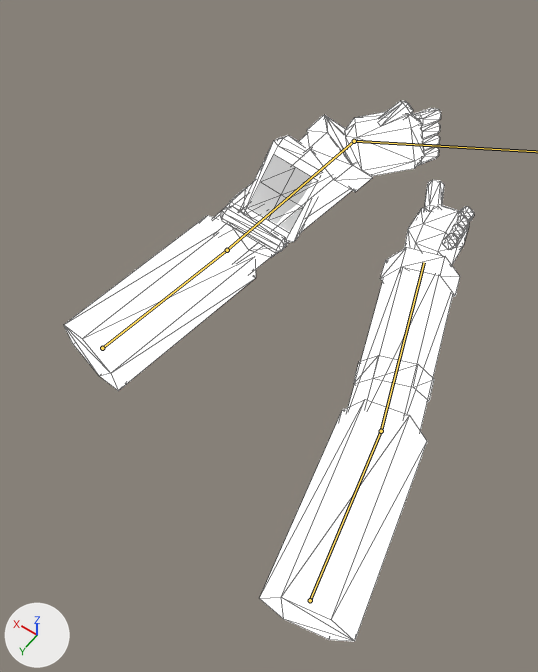
What one commit did to the glTF model assets/models/characters/ch_arms.glb.
Rendered twice from a camera (50 mm lens) standing at (-0.372, 0.369, 0.524) and looking at (-0.022, -0.122, -0.247). The axes (+X, +Y, +Z) are drawn at lower left. The lights are the same throughout. The picture after the commit comes second. Both versions are drawn at frame 11 of the action 'cuff-loop'; the numbers are the values there. The bones that change, and the others that lie on the model, are drawn over the model as lines. Mesh edges are drawn as thin lines.

Names of what the first picture shows: 'ch_arms', 'screen_cuff'.
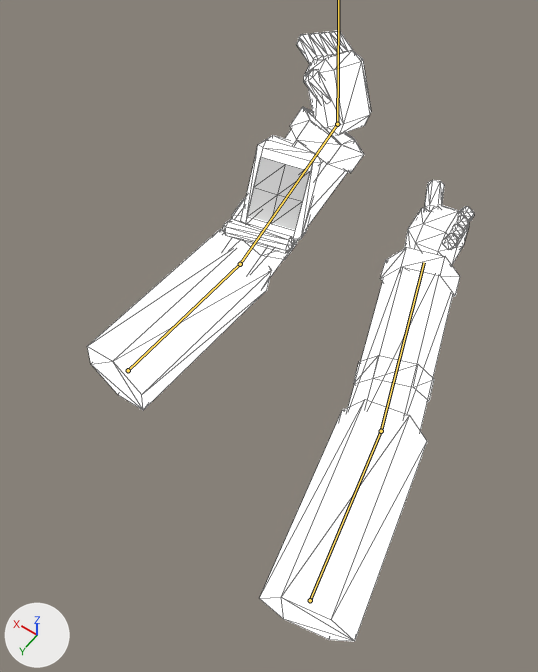
Pixel boxes [x1, y1, x2, y2] of what changed, in the pictures (538 x 672 px):
'ch_arms', posed (13% taller)
    before: [64, 101, 474, 641]
    after: [87, 30, 474, 641]
'screen_cuff', posed
    before: [247, 154, 312, 233]
    after: [247, 157, 310, 230]
bone 'arm.L', root to tip
    before: (102, 348) to (227, 250)
    after: (128, 370) to (240, 264)
bone 'forearm.L', root to tip
    before: (227, 250) to (354, 141)
    after: (240, 264) to (337, 124)

The edits, one by one:
Bone 'arm.L' (bone_arm_l) moves from (0.03, 0.12, -0.04) to (0.02, 0.12, -0.09).
Bone 'arm.L' (bone_arm_l) turns from (-6, -23, 1) to (1, 43, 1) degrees about its own x, y and z.
Bone 'forearm.L' (bone_forearm_l) turns from (-50, 37, -37) to (8, -11, -45) degrees about its own x, y and z.
Bone 'hand.L' (bone_hand_l) turns from (-50, 18, -3) to (41, 36, 20) degrees about its own x, y and z.
